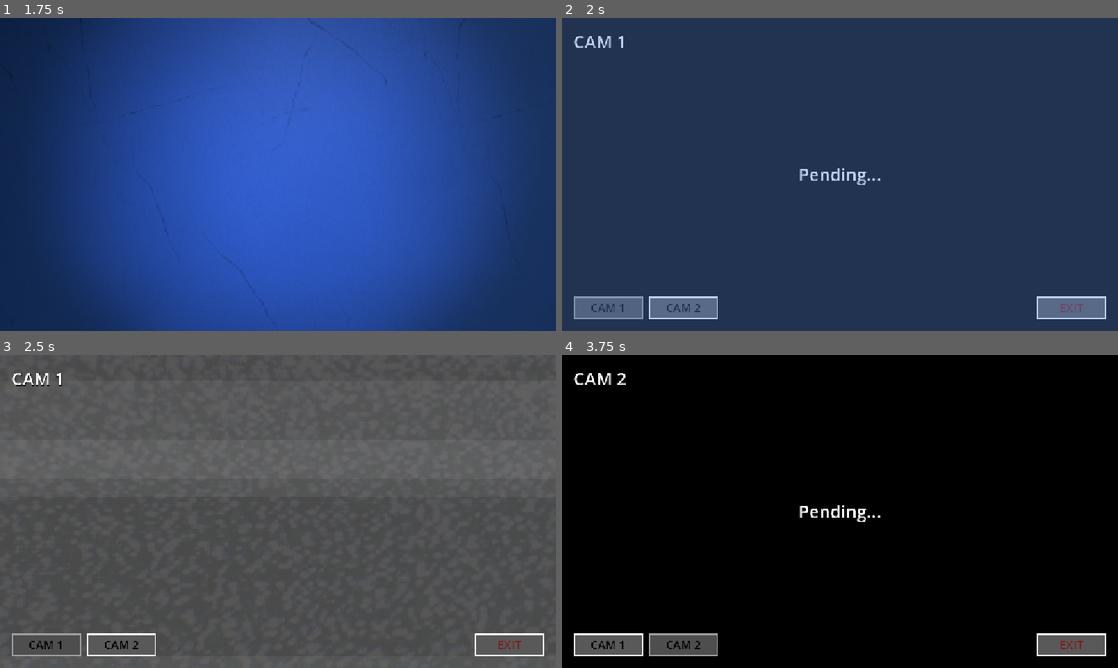
Above: before the commit, frames 1-4 (two rows, left to right).
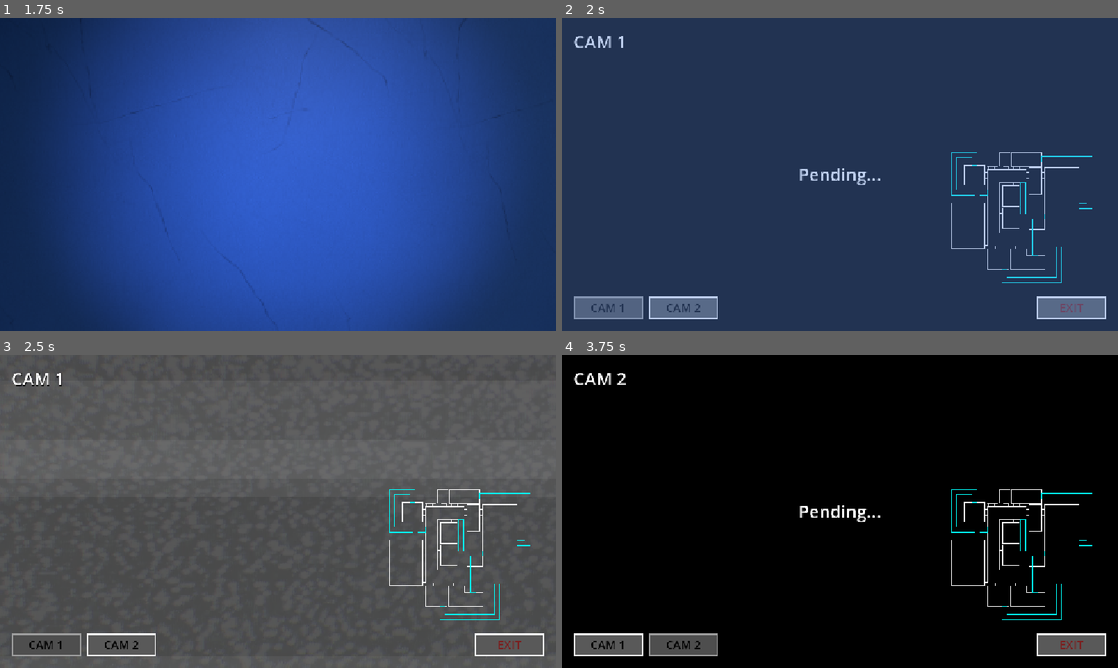
Above: after the commit, the same moments.

Repository: robotouz54/FNAFFanGame
Game: Godot game, scene res://main.tscn
The game is run twice, just before and just after one commit, with the same random seed, the same clock (stepped at 60 frames per second) and the same inputs. This scene is started directly instead of the project's main scene.
Inputs (mouse positions are in pixels of both pictures, inside the frame that each line leads up to):
- Up to frame 1 (1.75 s): tap Enter at 0.5 s; move the mouse to (400, 158) at 0.52 s; hold D 0.53-1.28 s; tap E at 0.6 s; click (400, 158) at 0.67 s; tap Space at 0.77, 1.52 s; move the mouse to (166, 190) at 1.27 s; hold S from 1.28 s (still down); tap B at 1.35 s; click (166, 190) at 1.42 s
- Up to frame 2 (2 s): keep holding S
- Up to frame 3 (2.5 s): move the mouse to (333, 442) at 2.02 s; release S at 2.03 s; hold D from 2.03 s (still down); tap U at 2.1 s; click (333, 442) at 2.17 s
- Up to frame 4 (3.75 s): release D at 2.75 s; click "CAM 1" at 2.75 s; click "CAM 2" at 3.5 s

Frame 1 is identical in both runs. In frame 2, 0.8% of the frame differs, in the area x 70-96%, y 42-85%; in frame 3, 0.8%; in frame 4, 0.8%.

Commit message:
mapframe and someshit

Diff:
--- a/camera_system_ui.gd
+++ b/camera_system_ui.gd
@@ -7,6 +7,7 @@
 const BTN_NORMAL = preload("res://png/btn_normal.png")
 const BTN_HOVER = preload("res://png/btn_hover.png")
 const BTN_PRESSED = preload("res://png/btn_pressed.png")
+const CAMERA_MAP_TEX: Texture2D = preload("res://png/camera_map.png")
 const STATIC_DIR_CANDIDATES: PackedStringArray = [
 	"res://textures",
 	"res://static",
@@ -17,6 +18,14 @@
 @export_group("Görsel")
 ## İsteğe bağlı: Windows 95 tarzı .ttf/.otf font dosyası (boşsa sistem fontu kullanılır)
 @export var win95_font: FontFile
+## Harita görseli (boş bırakılırsa res://png/camera_map.png kullanılır)
+@export var camera_map_texture: Texture2D = CAMERA_MAP_TEX
+## Haritanın ekrandaki boyutu (piksel)
+@export var map_size_px: Vector2 = Vector2(360.0, 360.0)
+## Haritanın sağ kenardan boşluğu (piksel)
+@export var map_margin_px: float = 24.0
+## Haritanın alt kenardan yukarı kayma mesafesi (EXIT butonuyla çakışmaması için)
+@export var map_bottom_offset_px: float = 84.0
 ## static_01 ... static_09 dosyalarını buraya ekle (boş bırakılırsa kod otomatik yükler)
 @export var static_frames: Array[Texture2D]
 @export_range(0.0, 1.0) var static_alpha: float = 0.06
@@ -58,6 +67,7 @@
 @onready var cam_camera: Camera3D = $Root/CamViewContainer/CamViewport/CamCamera
 @onready var static_noise: TextureRect = $Root/StaticNoise
 @onready var scanline: Control = $Root/Scanline
+@onready var frame_rect: TextureRect = $Root/Frame
 @onready var cam_label: Label = $Root/CamLabel
 @onready var btn_cam1: Button = $Root/BtnCam1
 @onready var btn_cam2: Button = $Root/BtnCam2
@@ -232,17 +242,37 @@
 		return
 	if _pending_overlay.get_parent() != root_ctrl:
 		return
+	var hud_nodes: Array[Control] = [frame_rect, cam_label, btn_cam1, btn_cam2, btn_exit]
 	var first_hud_idx: int = root_ctrl.get_child_count()
-	for hud_node: Control in [cam_label, btn_cam1, btn_cam2, btn_exit]:
+	for hud_node: Control in hud_nodes:
 		if hud_node and hud_node.get_parent() == root_ctrl:
 			first_hud_idx = mini(first_hud_idx, hud_node.get_index())
 	var desired_idx: int = maxi(first_hud_idx - 1, 0)
 	if _pending_overlay.get_index() >= first_hud_idx:
 		desired_idx = first_hud_idx
 	root_ctrl.move_child(_pending_overlay, desired_idx)
-	for hud_node: Control in [cam_label, btn_cam1, btn_cam2, btn_exit]:
+	for hud_node: Control in hud_nodes:
 		if hud_node and hud_node.get_parent() == root_ctrl and hud_node.get_index() < _pending_overlay.get_index():
 			root_ctrl.move_child(hud_node, _pending_overlay.get_index() + 1)
+
+
+func _setup_map_frame() -> void:
+	if not frame_rect or not is_instance_valid(frame_rect):
+		return
+	var tex: Texture2D = camera_map_texture if camera_map_texture else CAMERA_MAP_TEX
+	if tex:
+		frame_rect.texture = tex
+	frame_rect.visible = true
+	frame_rect.modulate = Color(1.0, 1.0, 1.0, 1.0)
+	frame_rect.expand_mode = TextureRect.EXPAND_IGNORE_SIZE
+	frame_rect.stretch_mode = TextureRect.STRETCH_KEEP_ASPECT_CENTERED
+	frame_rect.mouse_filter = Control.MOUSE_FILTER_IGNORE
+
+	frame_rect.set_anchors_and_offsets_preset(Control.PRESET_BOTTOM_RIGHT, Control.PRESET_MODE_KEEP_SIZE)
+	frame_rect.offset_right = -map_margin_px
+	frame_rect.offset_bottom = -map_bottom_offset_px
+	frame_rect.offset_left = -map_margin_px - map_size_px.x
+	frame_rect.offset_top = -map_bottom_offset_px - map_size_px.y
 
 
 func _force_layout() -> void:
@@ -250,11 +280,6 @@
 		c.set_anchors_and_offsets_preset(Control.PRESET_FULL_RECT)
 
 	static_noise.modulate.a = static_alpha
-
-	var frame := get_node_or_null("Root/Frame") as Control
-	if frame:
-		frame.set_anchors_and_offsets_preset(Control.PRESET_FULL_RECT)
-		frame.mouse_filter = Control.MOUSE_FILTER_IGNORE
 
 	_ensure_extra_scanlines()
 	_ensure_pending_overlay()
@@ -279,6 +304,7 @@
 	_refresh_label()
 	if auto_layout:
 		_layout_ui()
+	_setup_map_frame()
 	_order_pending_behind_hud()
 
 
--- a/main.tscn
+++ b/main.tscn
@@ -2,6 +2,7 @@
 
 [ext_resource type="PackedScene" uid="uid://c5q4uo2qt24se" path="res://node_3d.tscn" id="1_ig7tw"]
 [ext_resource type="Script" uid="uid://d0aipphxjnvu5" path="res://camera_system_ui.gd" id="2_0xm2m"]
+[ext_resource type="Texture2D" uid="uid://cpg4aabrod7pk" path="res://png/camera_map.png" id="3_h2yge"]
 
 [node name="Main" type="Control" unique_id=350637478]
 layout_mode = 3
@@ -74,11 +75,23 @@
 color = Color(1, 1, 1, 0.05490196)
 
 [node name="Frame" type="TextureRect" parent="CameraSystemUI/Root" unique_id=24624276]
-layout_mode = 0
-offset_right = 40.0
-offset_bottom = 40.0
+visible = false
+layout_mode = 1
+anchors_preset = 3
+anchor_left = 1.0
+anchor_top = 1.0
+anchor_right = 1.0
+anchor_bottom = 1.0
+offset_left = -360.0
+offset_top = -360.0
+offset_right = 664.0
+offset_bottom = 664.0
+grow_horizontal = 0
+grow_vertical = 0
 mouse_filter = 2
+texture = ExtResource("3_h2yge")
 expand_mode = 1
+stretch_mode = 4
 
 [node name="CamLabel" type="Label" parent="CameraSystemUI/Root" unique_id=1111438015]
 layout_mode = 0
--- a/node_3d.tscn
+++ b/node_3d.tscn
@@ -690,12 +690,6 @@
 size = Vector3(0.21569824, 6.803364, 14.844486)
 material = SubResource("StandardMaterial3D_a0tk4")
 
-[node name="duvar66" type="CSGBox3D" parent="Map/duvarlar" unique_id=1776250268]
-transform = Transform3D(0.60059994, 0.7995497, 0, -0.7995497, 0.60059994, 0, 0, 0, 1.2402859, -37.9088, 2.8870857, -11.99071)
-use_collision = true
-size = Vector3(0.21569824, 7.8606663, 14.844486)
-material = SubResource("StandardMaterial3D_a0tk4")
-
 [node name="duvar67" type="CSGBox3D" parent="Map/duvarlar" unique_id=1380212169]
 transform = Transform3D(0.43538946, -0.9002423, 0, 0.9002423, 0.43538946, 0, 0, 0, 1.2402859, 30.73706, 2.881209, -11.99071)
 use_collision = true
@@ -894,10 +888,10 @@
 size = Vector3(0.21569824, 8.180799, 8.125503)
 material = SubResource("StandardMaterial3D_a0tk4")
 
-[node name="kapi_boslugu4" type="CSGBox3D" parent="Map/duvarlar/duvar29" unique_id=1095617777]
-transform = Transform3D(-6.4717845e-08, 0, 1, 0, 1, 0, -0.8062657, 0, -2.1587443e-08, 0.09161186, -0.63835335, 0.1251297)
+[node name="kapi_boslugu6" type="CSGBox3D" parent="Map/duvarlar/duvar29" unique_id=705951270]
+transform = Transform3D(-5.4214595e-08, 0, 0.6500644, 0, 1, 0, -1.2402859, 0, -2.8415213e-08, 0.027406693, -1.2011828, 0.28728247)
 operation = 2
-size = Vector3(6.952466, 6.8368683, 0.4657898)
+size = Vector3(3.4199219, 5.138748, 0.4657898)
 material = SubResource("StandardMaterial3D_a0tk4")
 
 [node name="duvar30" type="CSGBox3D" parent="Map/duvarlar" unique_id=1121136970]
Binary file added: png/camera_map.png
Not shown, added: png/camera_map.png.import
